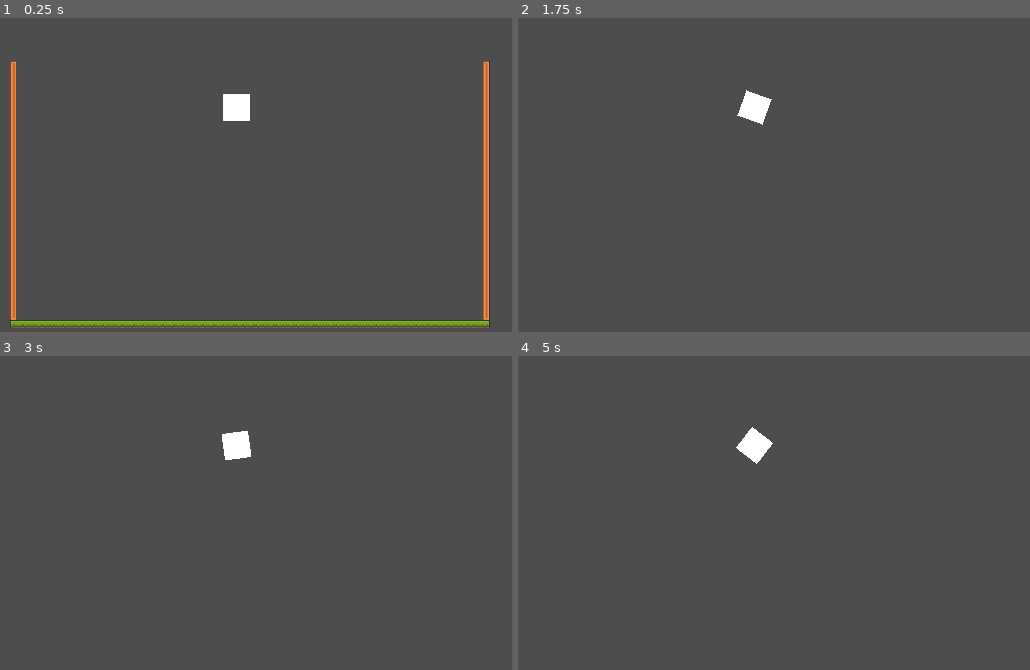
Above: before the commit, frames 1-4 (two rows, left to right).
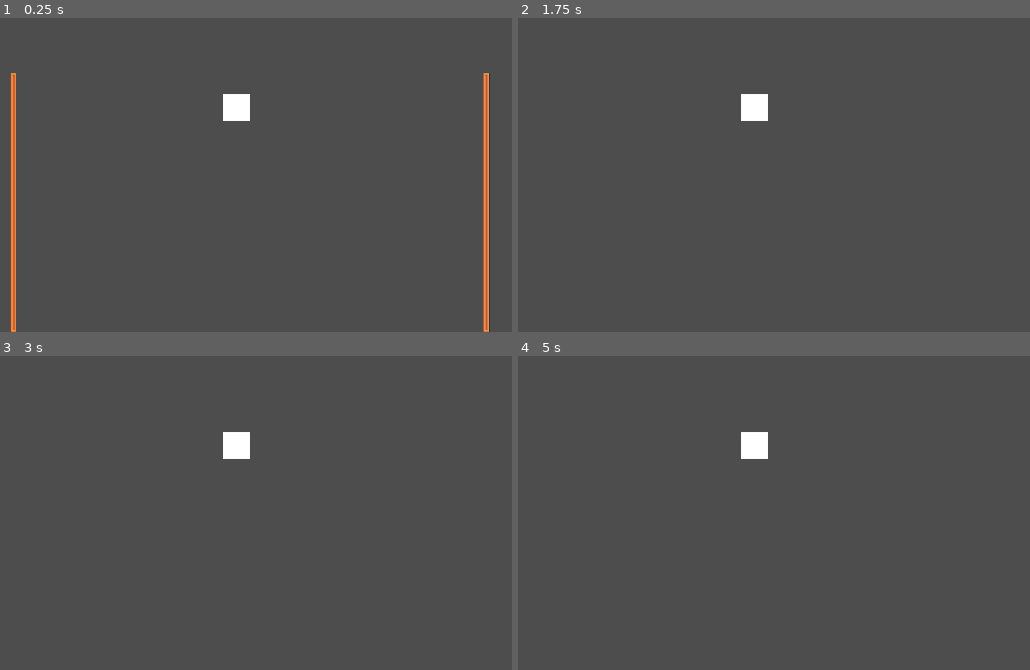
Above: after the commit, the same moments.

Repository: More-Than-Many/2d-platformer-geometry-game
Game: Godot game, scene res://test-level/test-level.tscn
The game is run twice, just before and just after one commit, with the same random seed, the same clock (stepped at 60 frames per second) and the same inputs.
Inputs (mouse positions are in pixels of both pictures, inside the frame that each line leads up to):
- Up to frame 1 (0.25 s): no input
- Up to frame 2 (1.75 s): move the mouse to (932, 83) at 0.52 s; hold D (right, bound only before the commit) 0.53-1.28 s; tap Space (jump, bound only before the commit) at 0.6, 0.77, 1.07, 1.35, 1.52 s; move the mouse to (594, 131) at 1.27 s; hold A (left, bound only before the commit) from 1.28 s (still down)
- Up to frame 3 (3 s): tap Space (jump, bound only before the commit) at 1.82, 2.1, 2.85 s; move the mouse to (outside the picture) at 2.02 s; release A (left, bound only before the commit) at 2.03 s; hold D (right, bound only before the commit) from 2.03 s (still down); tap Enter at 2.75 s; move the mouse to (194, 534) at 2.77 s
- Up to frame 4 (5 s): tap Space (jump, bound only before the commit) at 3.02, 3.32, 3.5, 3.6, 3.77, 4.07, 4.35, 4.52, 4.82 s; move the mouse to (994, 513) at 3.52 s; release D (right, bound only before the commit) at 3.53 s; hold A (left, bound only before the commit) from 3.53 s (still down); move the mouse to (outside the picture) at 4.27 s

The runs differ from the first frame. In frame 1, 2.2% of the frame differs, in the area x 1-96%, y 13-100%; in frame 2, 0.1%; in frame 3, less than 0.1%; in frame 4, 0.2%.

Commit message:
Very Unfinished Gravity

Diff:
--- a/project.godot
+++ b/project.godot
@@ -23,17 +23,17 @@
 
 [input]
 
-left={
+move_left={
 "deadzone": 0.2,
 "events": [Object(InputEventKey,"resource_local_to_scene":false,"resource_name":"","device":-1,"window_id":0,"alt_press …(191 unchanged characters)…
 ]
 }
-right={
+move_right={
 "deadzone": 0.2,
 "events": [Object(InputEventKey,"resource_local_to_scene":false,"resource_name":"","device":-1,"window_id":0,"alt_press …(192 unchanged characters)…
 ]
 }
-jump={
+move_jump={
 "deadzone": 0.2,
 "events": [null, Object(InputEventKey,"resource_local_to_scene":false,"resource_name":"","device":-1,"window_id":0,"alt …(197 unchanged characters)…
 ]
--- a/test-player/test-player.tscn
+++ b/test-player/test-player.tscn
@@ -9,6 +9,7 @@
 
 [node name="TestPlayer" type="RigidBody2D" node_paths=PackedStringArray("Center")]
 mass = 0.25
+custom_integrator = true
 script = ExtResource("1_d7e6n")
 Center = NodePath("Center")
 
--- a/test-player/test_player.gd
+++ b/test-player/test_player.gd
@@ -12,6 +12,11 @@
 @export var base_torque := 12000.0
 @export var jump_height := 1200.0
 @export var jump_length := 600.0
+@export var input_direction_pull := 0.5
+
+@export_group("Gravity")
+@export var gravity_strength := 980.0
+@export var gravity_direction := Vector2.DOWN
 
 @export_group("Player Abilities")
 @export var frozen := false
@@ -32,22 +37,24 @@
 	if not can_move:
 		return
 
-	input_direction = Input.get_axis("left", "right")
-	current_torque = lerp(current_torque, input_direction * base_torque, 0.5)
+	input_direction = Input.get_axis(input_left, input_right)
+	current_torque = lerp(current_torque, input_direction * base_torque, input_direction_pull)
 	apply_torque(current_torque)
 
 	if not can_jump:
 		return
 
-	if Input.is_action_just_pressed("jump"):
+	if Input.is_action_just_pressed(input_jump):
 		jump()
 
 	angular_velocity = clamp(angular_velocity, -PI, PI)
 
+func _integrate_forces(state):
+	pass
+
 
 func jump() -> void:
 	var highest_corner_position = Vector2(Center.global_position.x, Center.global_position.y - 32)
-
 
 	for corner in corners:
 		if abs(corner.global_position.y - (Center.global_position.y - 32)) < 1.0:
